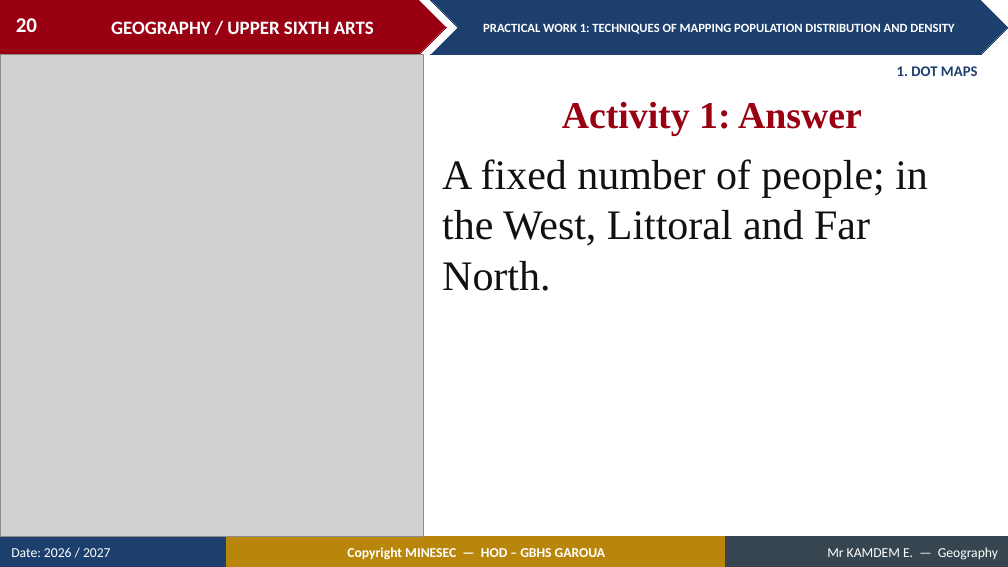
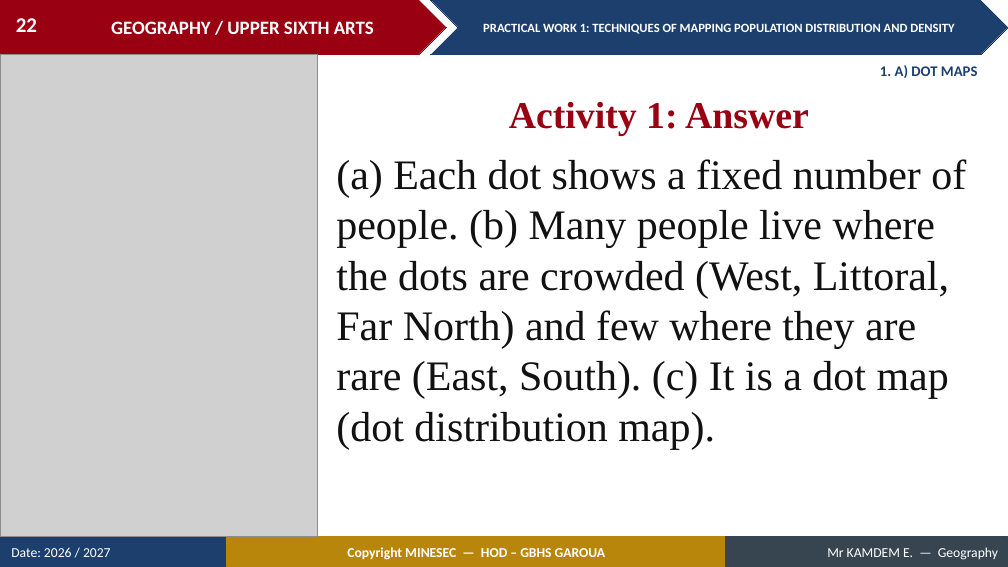
Before and after one commit to Berthautk/linea-github, a slide deck: slide 22 of lecons/USA/Population Geography/03_USA_POP_PW01_Techniques_of_Mapping_Population_Distribution_and_Density.pptx (slide 20 before the commit). Drawn at 1008x567 pixels with LibreOffice and Linux fonts; fonts in the diff are those of the drawing; grey boxes stand for pictures. Boxes give left, top, right and bottom in pixels: in the first picture for what was removed or moved away, otherwise in the second. Text is boxed around its words. In the diff, an @@ line names an element or a change of style, - is before the commit and + after.

```diff
--- a/lecons/USA/Population Geography/03_USA_POP_PW01_Techniques_of_Mapping_Population_Distribution_and_Density.pptx
+++ b/lecons/USA/Population Geography/03_USA_POP_PW01_Techniques_of_Mapping_Population_Distribution_and_Density.pptx
@@ page number at (x1=16, y1=18, x2=37, y2=32): text changed @@
-20
+22
@@ picture resized from (x1=0, y1=54, x2=423, y2=537) to (x1=0, y1=54, x2=318, y2=537) @@
@@ text "Activity 1: Answer" moved from (x1=562, y1=101, x2=862, y2=136) to (x1=509, y1=101, x2=809, y2=136) @@
@@ text at (x1=880, y1=65, x2=978, y2=78): text changed @@
-1. DOT MAPS
+1. A) DOT MAPS
@@ text at (x1=336, y1=159, x2=966, y2=449): text changed @@
-A fixed number of people; in the West, Littoral and Far North.
+(a) Each dot shows a fixed number of people. (b) Many people live where the dots are crowded (West, Littoral, Far North) and few where they are rare (East, South). (c) It is a dot map (dot distribution map).
```
Also in this commit, not shown: 36 other slides changed, 32 slides added, 10 slides removed, 9 other files.
